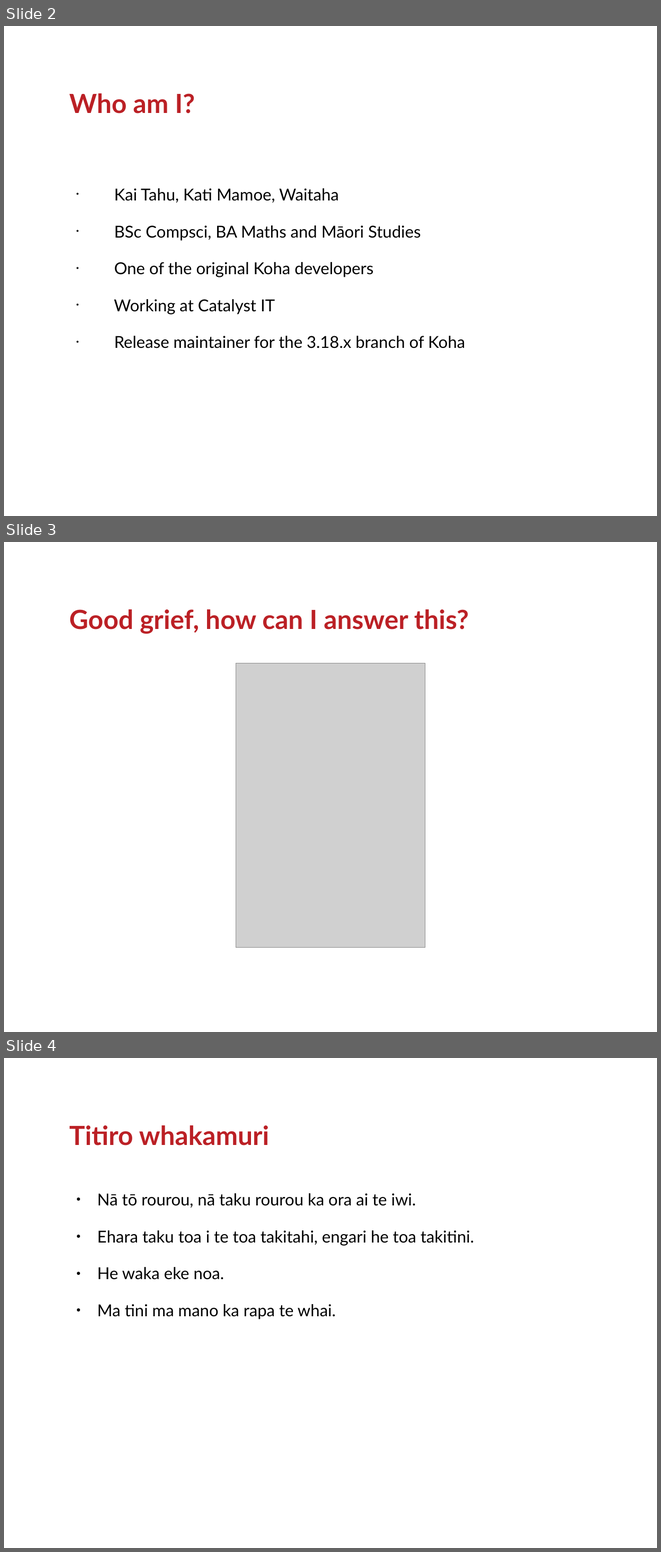
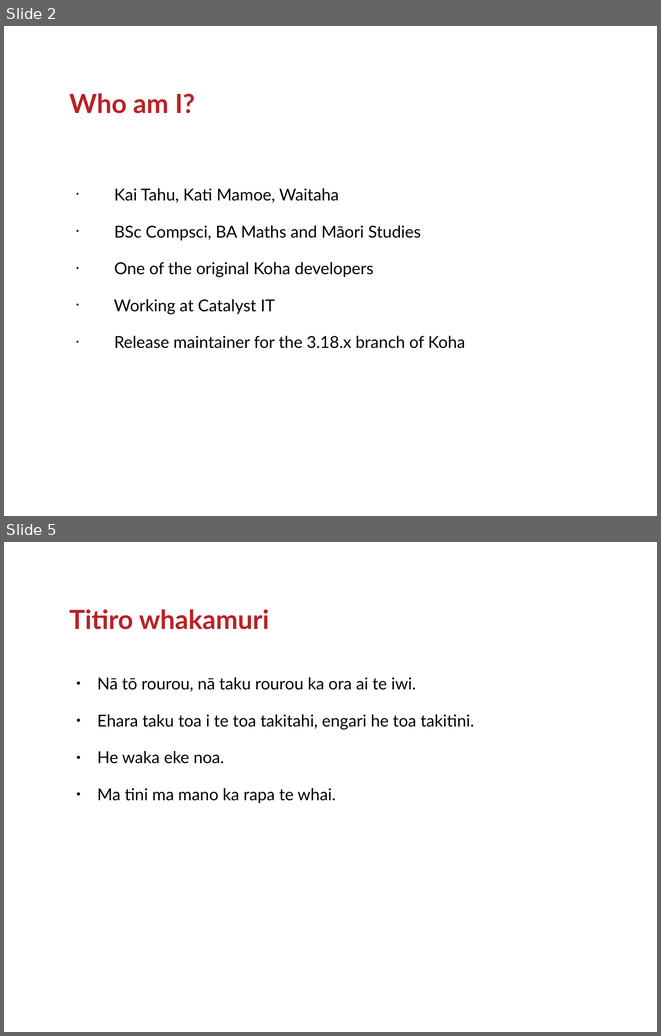
Before and after one commit to ranginui/presentation, a slide deck: lca2016/he_aha_te_mea_nui.odp. Shown one above the other, each under a label of ours: slides 2, 3 and 4 before the commit, slides 2 and 5 after it; the slides between them are not shown. The pictures are 661x1552 and 661x1036 pixels, drawn with LibreOffice and Linux fonts; fonts in the diff are those of the drawing; grey boxes stand for pictures; background and template pictures are left out. Boxes give left, top, right and bottom in pixels: in the first picture for what was removed or moved away, otherwise in the second. Text is boxed around its words. In the diff, an @@ line names an element or a change of style, - is before the commit and + after.

```diff
--- a/lca2016/he_aha_te_mea_nui.odp
+++ b/lca2016/he_aha_te_mea_nui.odp
@@ slide 3 removed at bbox=[4, 542, 657, 1032], background #FFFFFF @@
@@ title removed at bbox=[69, 609, 469, 634] @@
-Good grief, how can I answer this?
@@ picture removed at bbox=[236, 663, 425, 948] @@
@@ what was slide 4 is now slide 5 @@
```
Also in this commit, not shown: 1 slide changed, 2 slides added.
